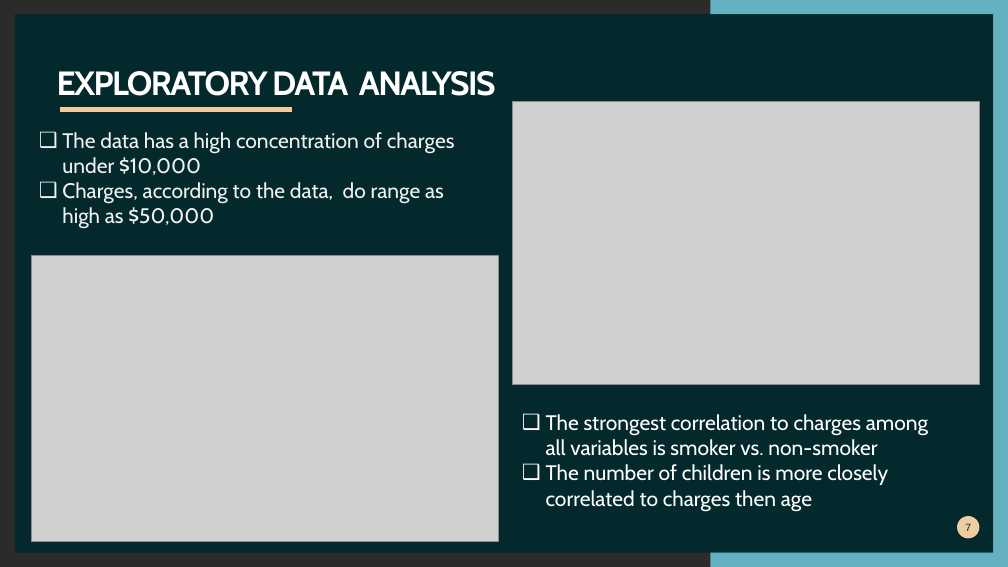
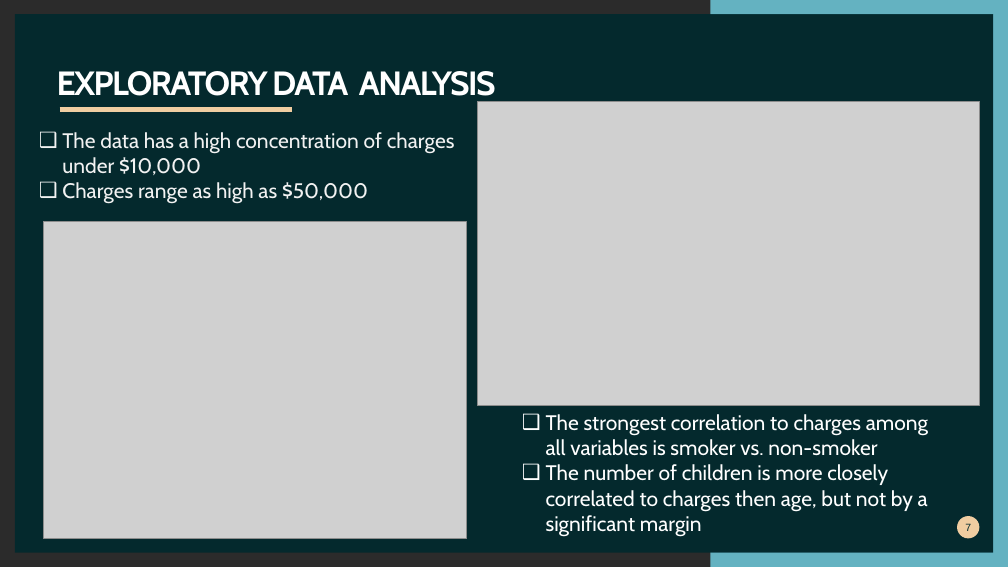
Before and after one commit to khutula/Medical-Insurance-Costs, a slide deck: slide 7 of documents/Medical Insurance Cost.pptx. Drawn at 1008x567 pixels with LibreOffice and Linux fonts; fonts in the diff are those of the drawing; grey boxes stand for pictures; background and template pictures are left out; a plain dark background stands for a picture behind light text. Boxes give left, top, right and bottom in pixels: in the first picture for what was removed or moved away, otherwise in the second. Text is boxed around its words. In the diff, an @@ line names an element or a change of style, - is before the commit and + after.

```diff
--- a/documents/Medical Insurance Cost.pptx
+++ b/documents/Medical Insurance Cost.pptx
@@ picture resized from (x1=513, y1=101, x2=979, y2=384) to (x1=477, y1=101, x2=979, y2=405) @@
@@ text at (x1=62, y1=182, x2=368, y2=204): text changed @@
-❑ Charges, according to the data, do range as high as $50,000
+❑ Charges range as high as $50,000
@@ picture resized from (x1=31, y1=256, x2=498, y2=542) to (x1=44, y1=222, x2=467, y2=538) @@
@@ text at (x1=546, y1=464, x2=928, y2=537): text changed @@
-❑ The number of children is more closely correlated to charges then age
+❑ The number of children is more closely correlated to charges then age, but not by a significant margin
```
Also in this commit, not shown: 7 other slides changed, 2 slides added, 2 slides removed.
